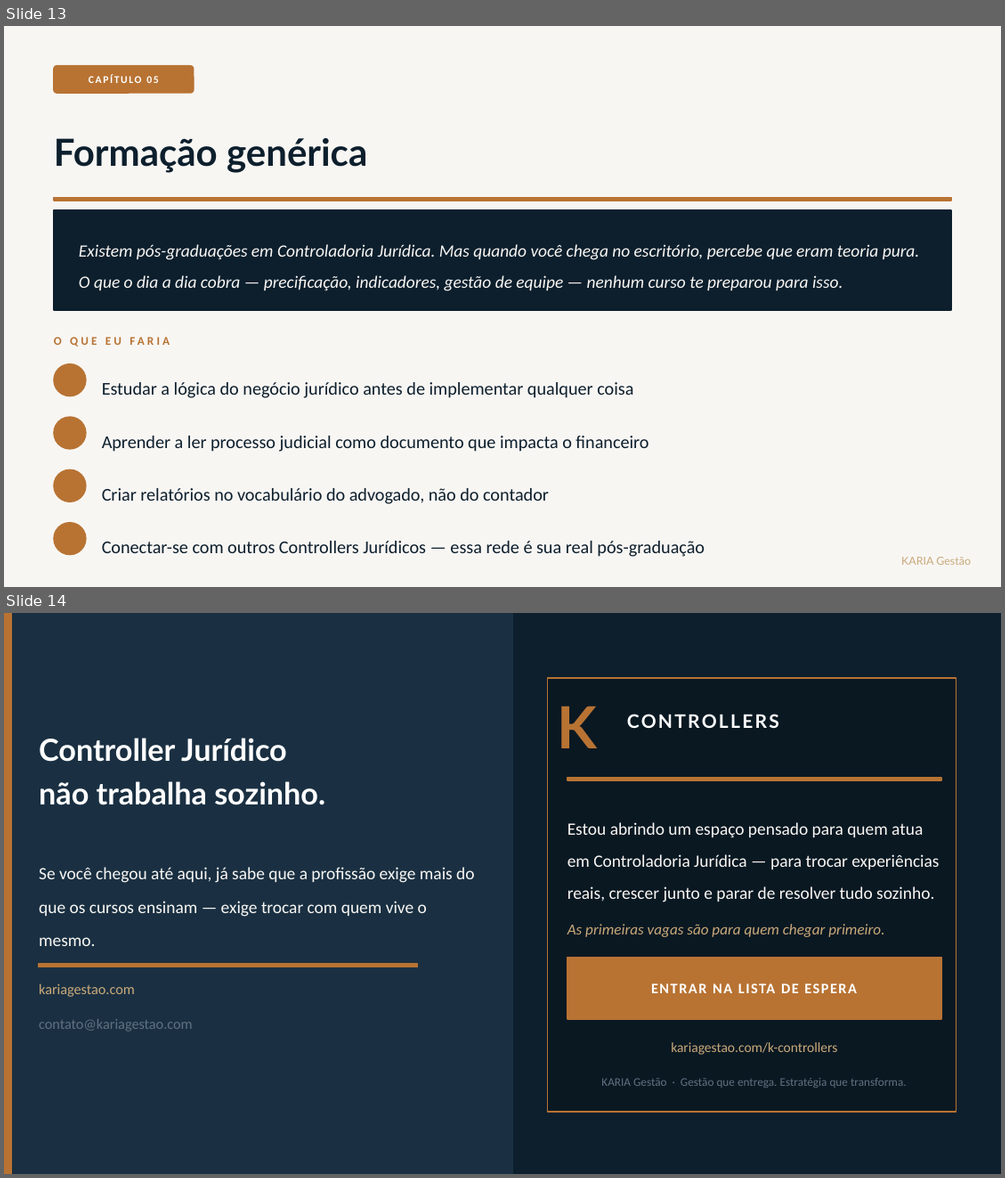
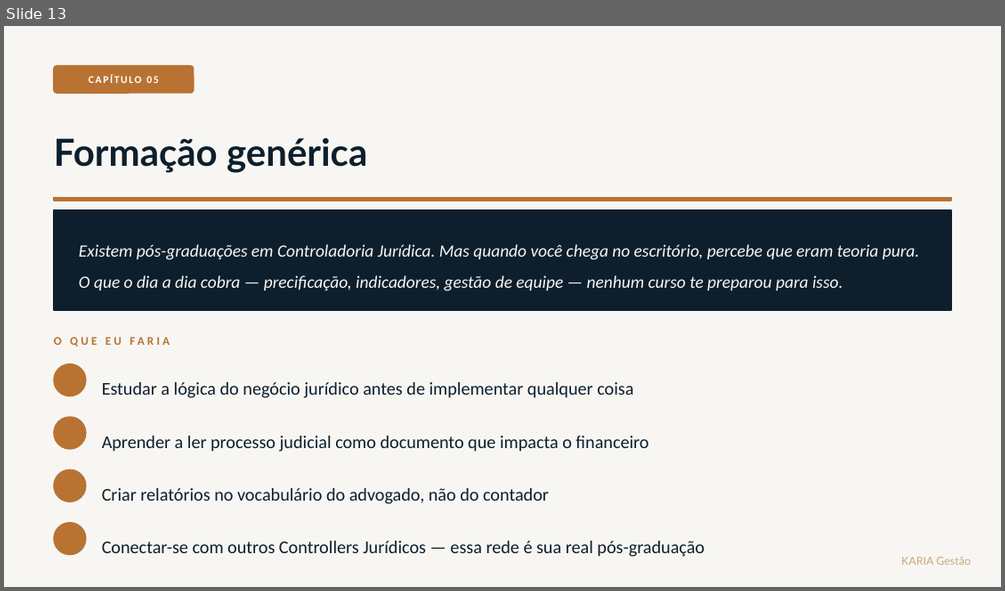
Before and after one commit to kariagestao/kariagestao.github.io, a slide deck: codigo-controller.pptx. Shown one above the other, each under a label of ours: slides 13 and 14 before the commit, slide 13 after it. The pictures are 1005x1178 and 1005x591 pixels, drawn with LibreOffice and Linux fonts; fonts in the diff are those of the drawing. Boxes give left, top, right and bottom in pixels: in the first picture for what was removed or moved away, otherwise in the second. Text is boxed around its words. In the diff, an @@ line names an element or a change of style, - is before the commit and + after.

```diff
--- a/codigo-controller.pptx
+++ b/codigo-controller.pptx
@@ slide 14 removed at [4,613,1001,1174], background #0D1F2D @@
@@ rectangle removed at [4,613,512,1173] @@
@@ rectangle removed at [4,613,11,1173] @@
@@ rectangle removed at [547,678,956,1111] @@
@@ text removed at [627,690,936,751] @@
-CONTROLLERS
@@ text removed at [558,706,598,748] @@
-K
@@ text removed at [39,738,325,805] @@
-Controller Jurídico
-não trabalha sozinho.
@@ rectangle removed at [567,778,941,780] @@
@@ text removed at [567,822,938,902] @@
-Estou abrindo um espaço pensado para quem atua em Controladoria Jurídica — para trocar experiências reais, crescer junto e parar de resolver tudo sozinho.
@@ text removed at [39,867,474,946] @@
-Se você chegou até aqui, já sabe que a profissão exige mais do que os cursos ensinam — exige trocar com quem vive o mesmo.
@@ text removed at [567,924,884,937] @@
-As primeiras vagas são para quem chegar primeiro.
@@ rectangle removed at [567,957,941,1019] @@
@@ rectangle removed at [39,964,418,967] @@
@@ text removed at [39,983,135,997] @@
-kariagestao.com
@@ text removed at [651,983,857,993] @@
-ENTRAR NA LISTA DE ESPERA
@@ text removed at [39,1019,193,1031] @@
-contato@kariagestao.com
@@ text removed at [671,1042,837,1054] @@
-kariagestao.com/k-controllers
@@ text removed at [601,1078,906,1087] @@
-KARIA Gestão · Gestão que entrega. Estratégia que transforma.
```
Also in this commit, not shown: 1 slide changed, 1 slide added, 1 other file.
